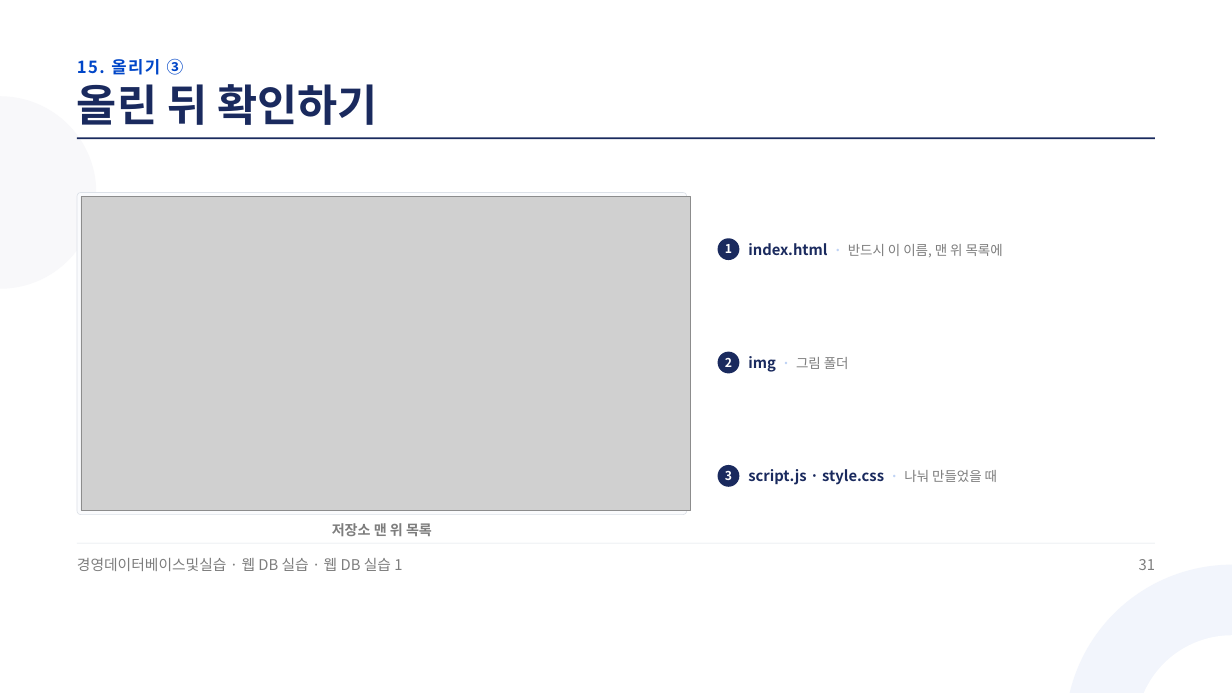
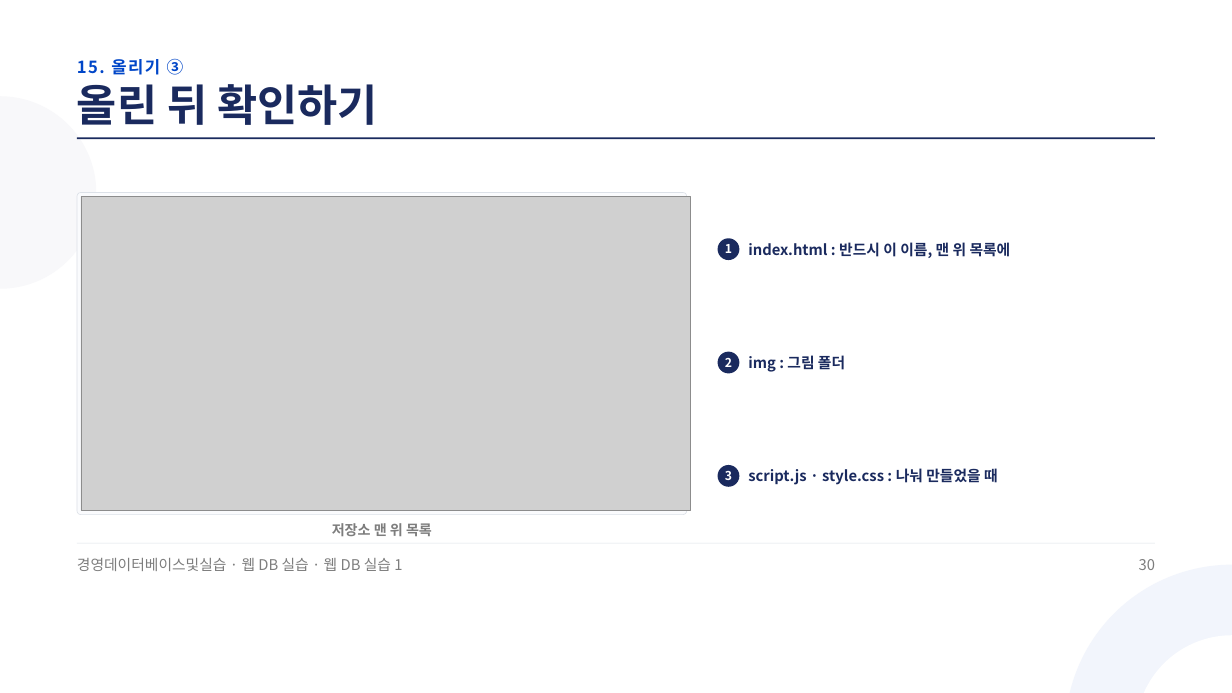
Before and after one commit to jungaistar/materials, a slide deck: slide 30 of koreatech-db/webdb/웹DB실습1_GitHub에_내_쇼핑몰_올리기.pptx (slide 31 before the commit). Drawn at 1232x693 pixels with LibreOffice and Linux fonts; fonts in the diff are those of the drawing; grey boxes stand for pictures. Boxes give left, top, right and bottom in pixels: in the first picture for what was removed or moved away, otherwise in the second. Text is boxed around its words. In the diff, an @@ line names an element or a change of style, - is before the commit and + after.

```diff
--- a/koreatech-db/webdb/웹DB실습1_GitHub에_내_쇼핑몰_올리기.pptx
+++ b/koreatech-db/webdb/웹DB실습1_GitHub에_내_쇼핑몰_올리기.pptx
@@ text at (748, 242, 1011, 258): text changed; size 15.8 to 17.2 pt; text colour #7D7D7D to #1A2A5E; bold on @@
-index.html · 반드시 이 이름, 맨 위 목록에
+index.html : 반드시 이 이름, 맨 위 목록에
@@ text at (748, 355, 845, 372): text changed; size 15.8 to 17.2 pt; text colour #7D7D7D to #1A2A5E @@
-img · 그림 폴더
+img : 그림 폴더
@@ text at (748, 468, 998, 485): text changed @@
-script.js · style.css · 나눠 만들었을 때
+script.js · style.css : 나눠 만들었을 때
@@ text at (1139, 559, 1155, 570): text changed @@
-31
+30
```
Also in this commit, not shown: 29 other slides changed, 1 slide removed.
